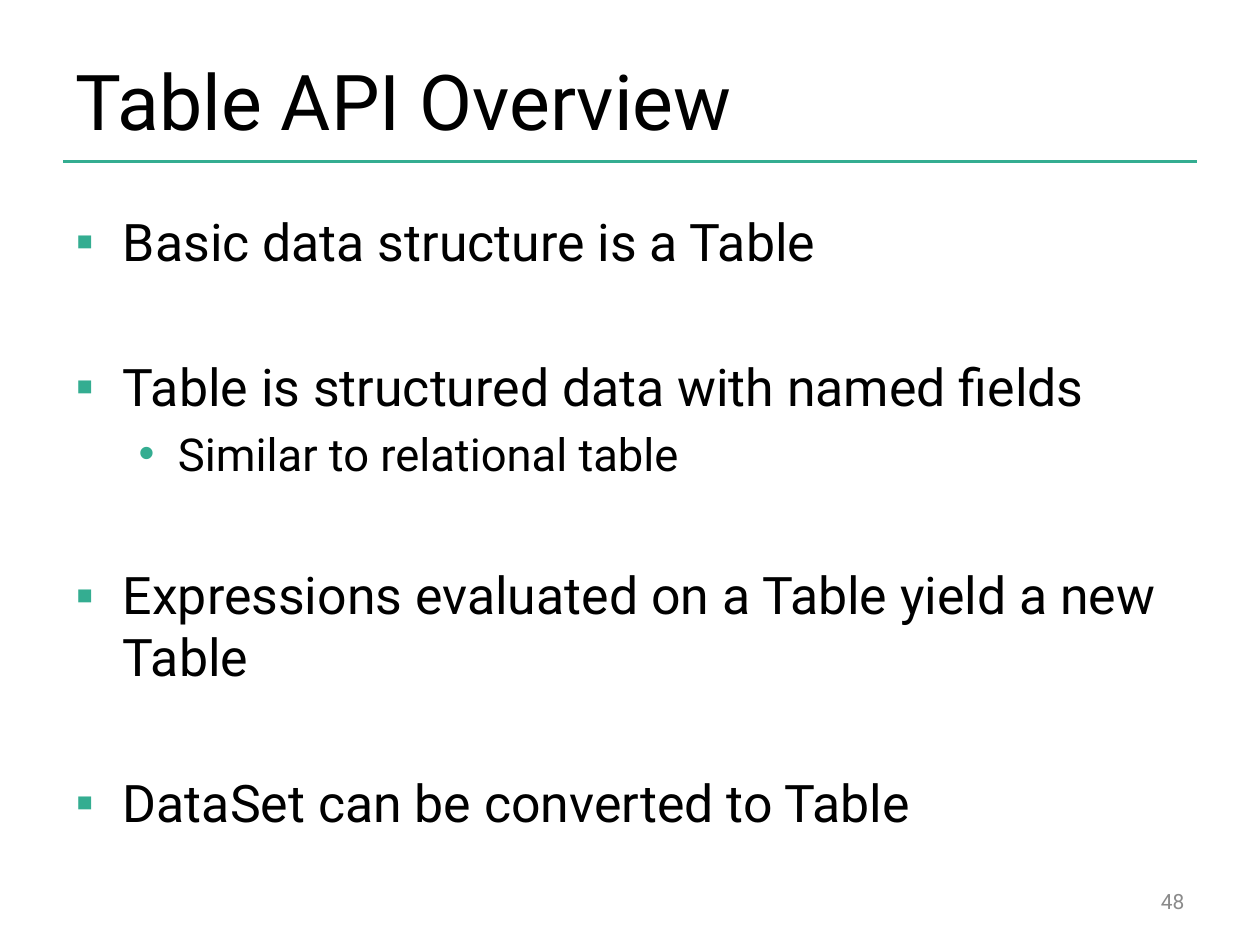
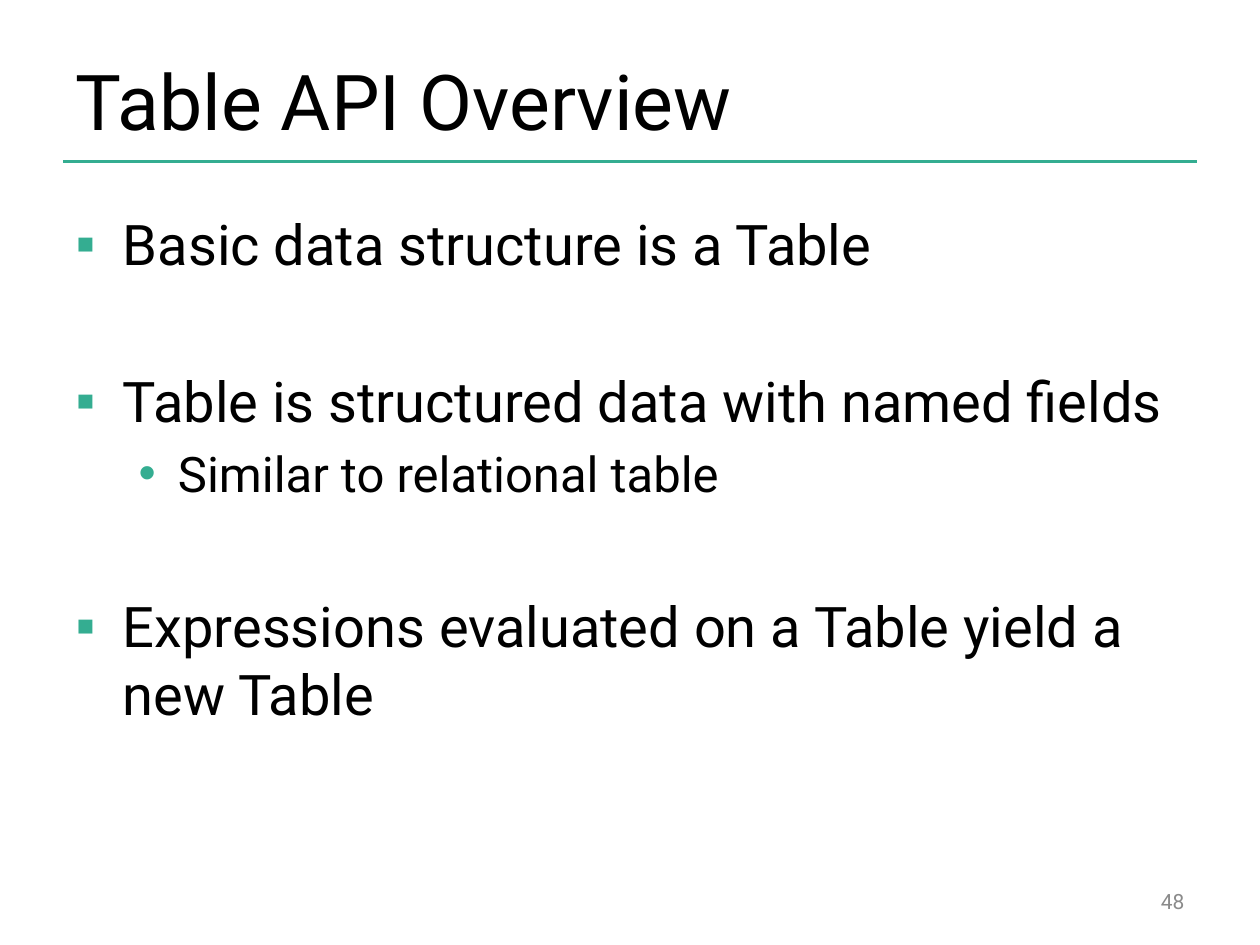
Before and after one commit to dataArtisans/flink-training-web, a slide deck: slide 48 of slides/flink_batch_advanced.pptx. Drawn at 1260x945 pixels with LibreOffice and Linux fonts; fonts in the diff are those of the drawing; background and template pictures are left out. Boxes give left, top, right and bottom in pixels: in the first picture for what was removed or moved away, otherwise in the second. Text is boxed around its words. In the diff, an @@ line names an element or a change of style, - is before the commit and + after.

```diff
--- a/slides/flink_batch_advanced.pptx
+++ b/slides/flink_batch_advanced.pptx
@@ text "Basic data structure is a ..." at (123,223,1162,716): size 29.6 to 32 pt in "Basic data structure is a Table", "Table is structured data with named fields", "Expressions evaluated on a Table yield a ..."; size 25.9 to 28 pt in "Similar to relational table" @@
@@ text at (123,783,910,823): paragraph removed @@
-▪ DataSet can be converted to Table
```
Also in this commit, not shown: 6 other slides changed, 3 other files.
